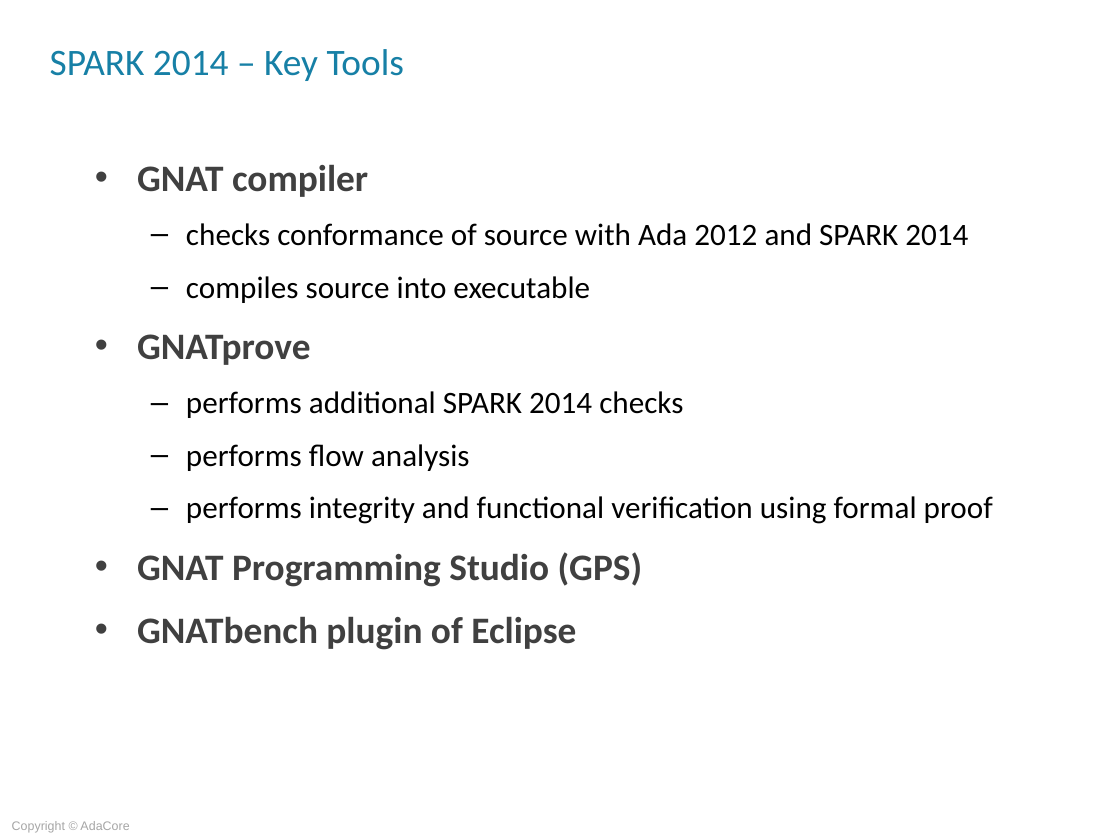
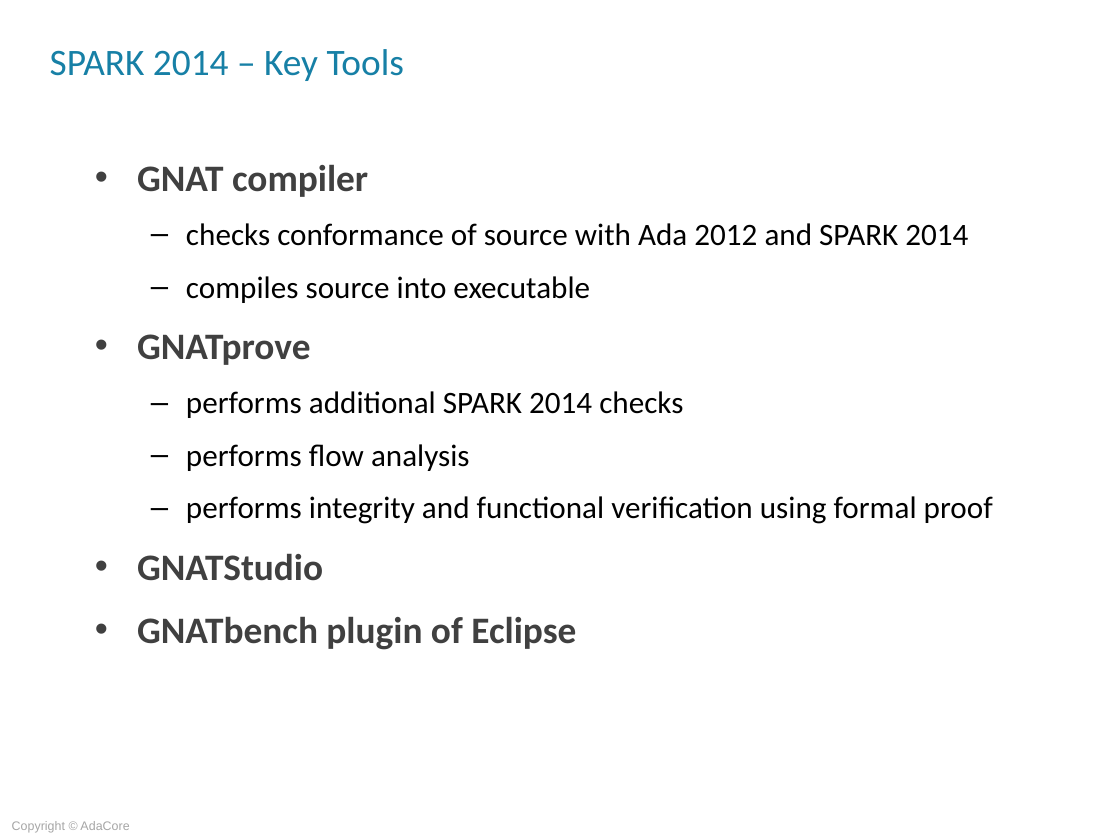
Before and after one commit to AdaCoreU/Courses, a slide deck: slide 4 of lectures/06_SPARK_2014/01_Overview/Slides/01_Overview.ppt. Drawn at 1120x840 pixels with LibreOffice and Linux fonts; fonts in the diff are those of the drawing; background and template pictures are left out. Boxes give left, top, right and bottom in pixels: in the first picture for what was removed or moved away, otherwise in the second. Text is boxed around its words. In the diff, an @@ line names an element or a change of style, - is before the commit and + after.

```diff
--- a/lectures/06_SPARK_2014/01_Overview/Slides/01_Overview.ppt
+++ b/lectures/06_SPARK_2014/01_Overview/Slides/01_Overview.ppt
@@ text at (137, 553, 323, 581): text changed @@
-• GNAT Programming Studio (GPS)
+• GNATStudio
```
Also in this commit, not shown: 1 other slide changed, 1 slide added, 1 other file.
